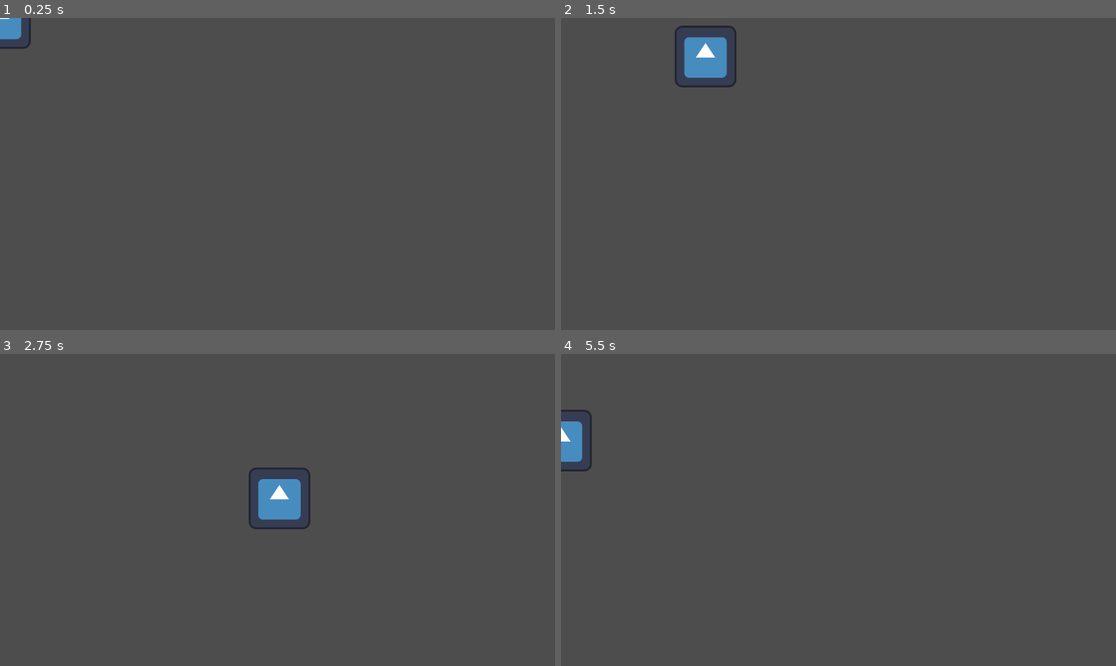
Above: before the commit, frames 1-4 (two rows, left to right).
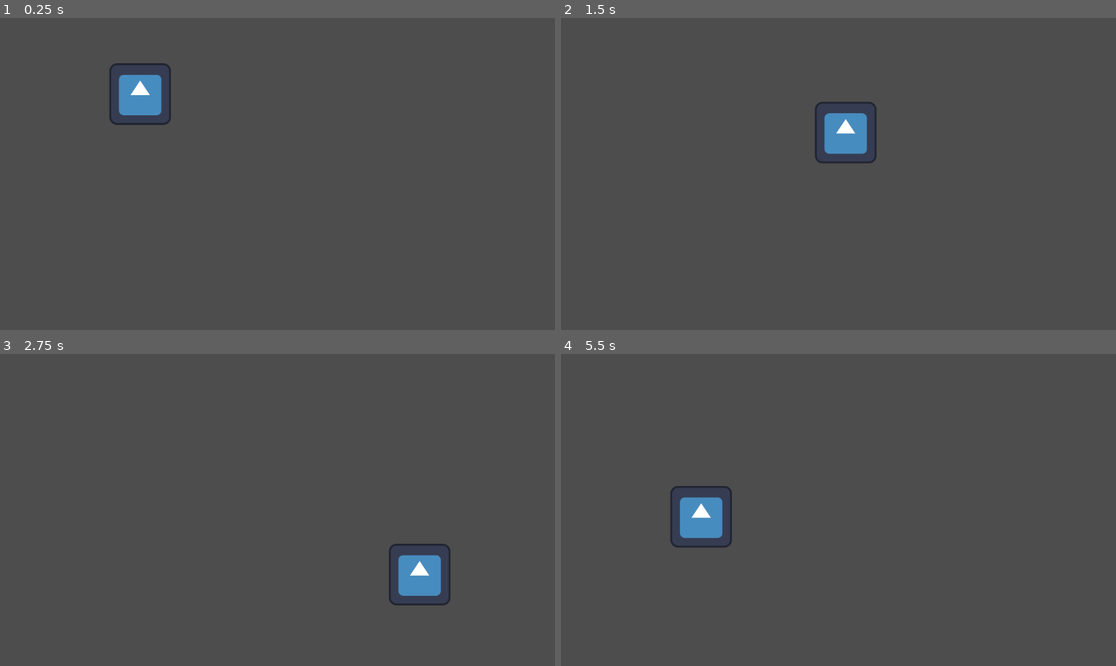
Above: after the commit, the same moments.

Repository: Re-Drawn/godot-test-game
Game: Godot game, scene res://test.tscn
Two runs of this game, one before a commit and one after it. Both use one fixed random seed, a clock stepped at 60 frames per second and the inputs below. The engine's default icon, where the game draws it, is replaced by a stand-in: a white triangle on a blue panel in a dark square.
Inputs:
- Up to frame 1 (0.25 s): no input
- Up to frame 2 (1.5 s): tap Enter at 0.5 s; hold Right (right) 0.53-1.28 s; hold Down (down) from 1.28 s (still down)
- Up to frame 3 (2.75 s): release Down (down) at 2.03 s; hold Right (right) from 2.03 s (still down)
- Up to frame 4 (5.5 s): release Right (right) at 2.78 s; hold Up (up) 2.78-3.53 s; hold Left (left) 3.53-5.03 s; hold Down (down) from 5.03 s (still down)

The runs differ from the first frame. In frame 1, 1.6% of the frame differs, in the area x 0-31%, y 0-35%; in frame 2, 2.6%, in the area x 20-57%, y 2-47%; in frame 3, 2.5%; in frame 4, 2.0%.

Commit message:
move and collide
Changed character movement from move and slide to move and collide

Diff:
--- a/character_movement.gd
+++ b/character_movement.gd
@@ -8,4 +8,4 @@
 
 func _physics_process(delta):
 	get_input()
-	move_and_slide()
+	move_and_collide(velocity * delta)
--- a/test.tscn
+++ b/test.tscn
@@ -9,4 +9,8 @@
 script = ExtResource("2_vdt1a")
 
 [node name="Sprite2D" type="Sprite2D" parent="CharacterBody2D"]
+position = Vector2(291, 158)
 texture = ExtResource("1_j7u31")
+
+[node name="CollisionShape2D" type="CollisionShape2D" parent="CharacterBody2D"]
+scale = Vector2(10, 10)
